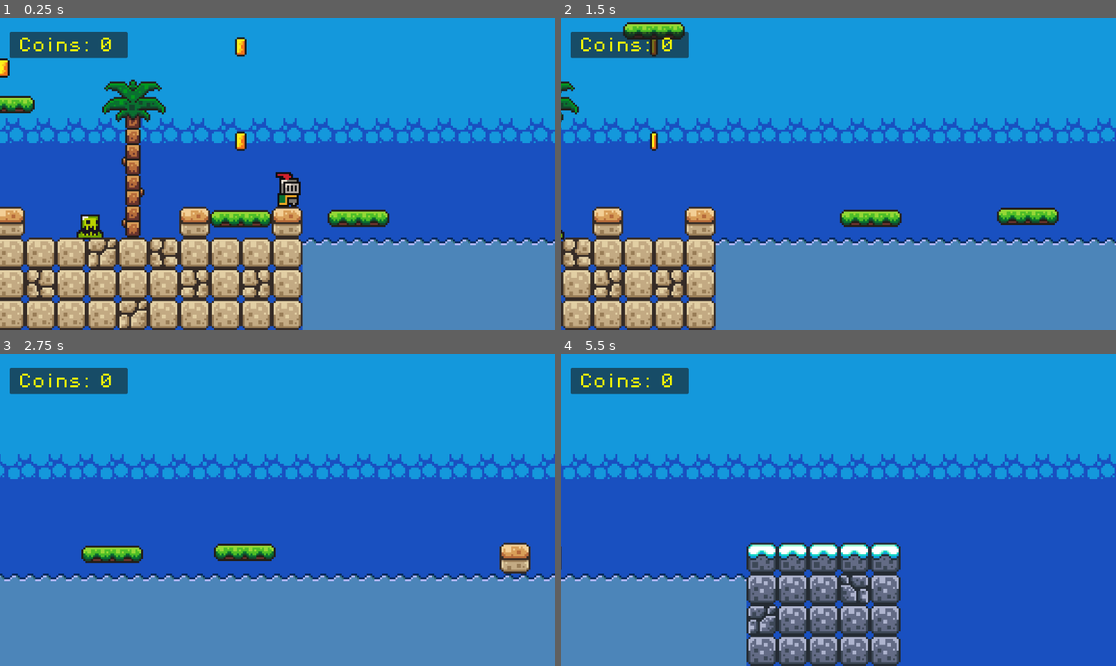
Above: before the commit, frames 1-4 (two rows, left to right).
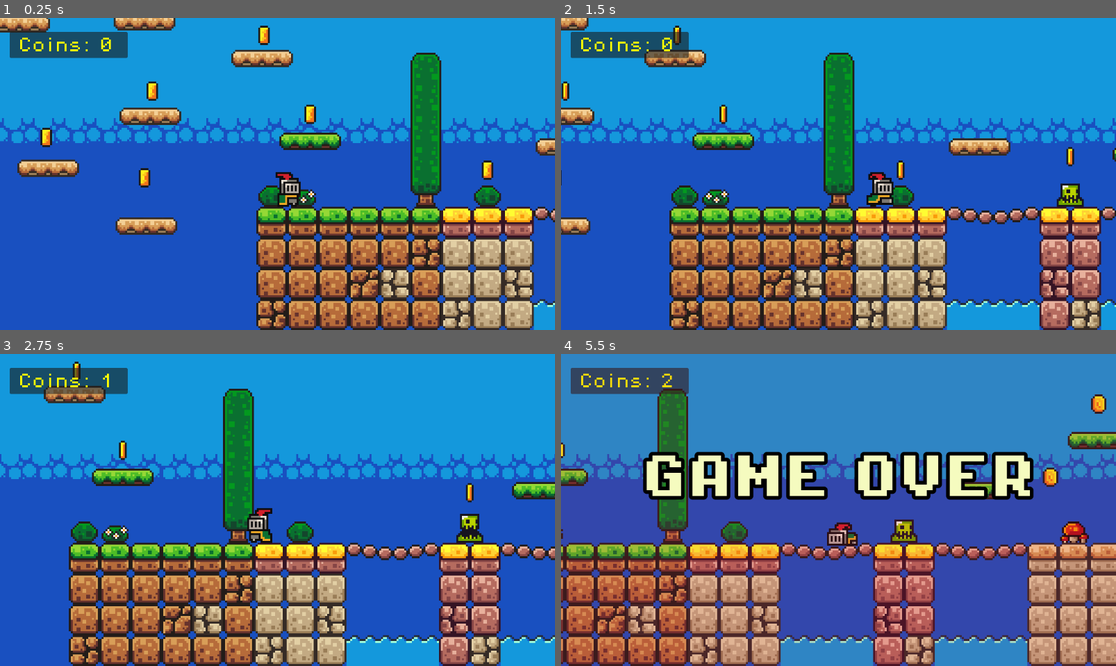
Above: after the commit, the same moments.

Repository: JulianRijken/SDR_Les
Game: Godot game, scene res://scenes/game.tscn
The game is run twice, just before and just after one commit, with the same random seed, the same clock (stepped at 60 frames per second) and the same inputs.
Inputs:
- Up to frame 1 (0.25 s): no input
- Up to frame 2 (1.5 s): hold D (move_right) from 0.53 s (still down); tap Space (jump) at 0.77 s
- Up to frame 3 (2.75 s): tap Space (jump) at 1.52 s; release D (move_right) at 2.03 s; hold A (move_left) from 2.03 s (still down)
- Up to frame 4 (5.5 s): release A (move_left) at 2.78 s; hold D (move_right) 2.78-4.28 s; tap Space (jump) at 3.02, 3.77, 4.52 s; hold A (move_left) 4.28-5.03 s; hold D (move_right) from 5.03 s (still down)

The runs differ from the first frame. In frame 1, 48% of the frame differs, in the area x 0-100%, y 0-100%; in frame 2, 47%; in frame 3, 43%; in frame 4, 100%.

Commit message:
added breaking platforms

Diff:
--- a/platformer_together/project.godot
+++ b/platformer_together/project.godot
@@ -26,6 +26,7 @@
 [autoload]
 
 Music="*uid://bgm4w3aauu7e7"
+GameManager="*uid://b71b8482a8t0n"
 
 [input]
 
--- /dev/null
+++ b/platformer_together/scenes/breaking_platform.gd
@@ -0,0 +1,14 @@
+extends Node2D
+
+@onready var break_animation: AnimationPlayer = $BreakAnimation
+
+func _on_area_2d_body_entered(body: Node2D) -> void:
+
+	if body is Player:
+		if body.position.y < position.y:
+			break_animation.play("break_animation")
+			print("Break!")
+
+
+
+	print("Entered")
--- /dev/null
+++ b/platformer_together/scenes/breaking_platform.tscn
@@ -0,0 +1,110 @@
+[gd_scene format=3 uid="uid://0shkwrwtlkcv"]
+
+[ext_resource type="PackedScene" uid="uid://srmn73pvqxi" path="res://scenes/platform.tscn" id="1_61u01"]
+[ext_resource type="Script" uid="uid://bfi11kxukx8a2" path="res://scenes/breaking_platform.gd" id="1_erf5c"]
+[ext_resource type="AudioStream" uid="uid://coolcllh2qxvq" path="res://assets/sounds/hurt.wav" id="3_jomsx"]
+
+[sub_resource type="Animation" id="Animation_j5wjh"]
+loop_mode = 2
+tracks/0/type = "value"
+tracks/0/imported = false
+tracks/0/enabled = true
+tracks/0/path = NodePath(".:modulate")
+tracks/0/interp = 1
+tracks/0/loop_wrap = true
+tracks/0/keys = {
+"times": PackedFloat32Array(0),
+"transitions": PackedFloat32Array(1),
+"update": 0,
+"values": [Color(1, 1, 1, 1)]
+}
+tracks/1/type = "value"
+tracks/1/imported = false
+tracks/1/enabled = true
+tracks/1/path = NodePath("CollisionShape2D:disabled")
+tracks/1/interp = 1
+tracks/1/loop_wrap = true
+tracks/1/keys = {
+"times": PackedFloat32Array(0),
+"transitions": PackedFloat32Array(1),
+"update": 1,
+"values": [false]
+}
+
+[sub_resource type="Animation" id="Animation_erf5c"]
+resource_name = "break_animation"
+length = 0.4
+tracks/0/type = "value"
+tracks/0/imported = false
+tracks/0/enabled = true
+tracks/0/path = NodePath(".:modulate")
+tracks/0/interp = 1
+tracks/0/loop_wrap = true
+tracks/0/keys = {
+"times": PackedFloat32Array(0, 0.39999998),
+"transitions": PackedFloat32Array(1, 1),
+"update": 0,
+"values": [Color(1, 1, 1, 1), Color(1, 1, 1, 0)]
+}
+tracks/1/type = "value"
+tracks/1/imported = false
+tracks/1/enabled = true
+tracks/1/path = NodePath("CollisionShape2D:disabled")
+tracks/1/interp = 1
+tracks/1/loop_wrap = true
+tracks/1/keys = {
+"times": PackedFloat32Array(0, 0.39999998),
+"transitions": PackedFloat32Array(1, 1),
+"update": 1,
+"values": [false, true]
+}
+tracks/2/type = "audio"
+tracks/2/imported = false
+tracks/2/enabled = true
+tracks/2/path = NodePath("../BreakSound")
+tracks/2/interp = 1
+tracks/2/loop_wrap = true
+tracks/2/keys = {
+"clips": [{
+"end_offset": 0.0,
+"start_offset": 0.0,
+"stream": ExtResource("3_jomsx")
+}],
+"times": PackedFloat32Array(0)
+}
+tracks/2/use_blend = true
+
+[sub_resource type="AnimationLibrary" id="AnimationLibrary_hve3p"]
+_data = {
+&"RESET": SubResource("Animation_j5wjh"),
+&"break_animation": SubResource("Animation_erf5c")
+}
+
+[sub_resource type="RectangleShape2D" id="RectangleShape2D_erf5c"]
+size = Vector2(32, 2)
+
+[node name="BreakingPlatform" type="Node2D" unique_id=1273566656]
+script = ExtResource("1_erf5c")
+
+[node name="BreakAnimation" type="AnimationPlayer" parent="." unique_id=504115559]
+root_node = NodePath("../platform")
+libraries/ = SubResource("AnimationLibrary_hve3p")
+
+[node name="platform" parent="." unique_id=99483478 instance=ExtResource("1_61u01")]
+
+[node name="Sprite2D" parent="platform" index="0" unique_id=1937992139]
+region_rect = Rect2(16, 16, 32, 9)
+
+[node name="Area2D" type="Area2D" parent="." unique_id=1868323931]
+collision_mask = 2
+
+[node name="CollisionShape2D" type="CollisionShape2D" parent="Area2D" unique_id=1697087786]
+position = Vector2(0, -5)
+shape = SubResource("RectangleShape2D_erf5c")
+
+[node name="BreakSound" type="AudioStreamPlayer2D" parent="." unique_id=698852282]
+bus = &"SFX"
+
+[connection signal="body_entered" from="Area2D" to="." method="_on_area_2d_body_entered"]
+
+[editable path="platform"]
--- a/platformer_together/scenes/game.tscn
+++ b/platformer_together/scenes/game.tscn
@@ -1,19 +1,13 @@
 [gd_scene format=4 uid="uid://c065yuhffg4cg"]
 
 [ext_resource type="PackedScene" uid="uid://dve8hfghfvdfr" path="res://scenes/player.tscn" id="1_80nbo"]
-[ext_resource type="Script" uid="uid://givh8ea1sdom" path="res://scripts/game_manager.gd" id="1_eow3j"]
 [ext_resource type="TileSet" uid="uid://bujlanysuf07f" path="res://main_tile_set.tres" id="2_fc0e3"]
 [ext_resource type="PackedScene" uid="uid://srmn73pvqxi" path="res://scenes/platform.tscn" id="2_feb5d"]
-[ext_resource type="FontFile" uid="uid://x2iclcplexev" path="res://assets/fonts/PixelOperator8.ttf" id="2_j5wjh"]
 [ext_resource type="PackedScene" uid="uid://cmhvtqb5hmlb8" path="res://scenes/killzone.tscn" id="4_fc0e3"]
 [ext_resource type="PackedScene" uid="uid://dyfjarln2ph88" path="res://scenes/coin.tscn" id="5_7jktm"]
 [ext_resource type="PackedScene" uid="uid://n73h5swb5ub" path="res://scenes/slime.tscn" id="6_ryrav"]
+[ext_resource type="PackedScene" uid="uid://0shkwrwtlkcv" path="res://scenes/breaking_platform.tscn" id="8_gee14"]
 [ext_resource type="PackedScene" uid="uid://82f7iyhvb6xt" path="res://scenes/moving_platform.tscn" id="9_0tnpc"]
-
-[sub_resource type="LabelSettings" id="LabelSettings_vef74"]
-font = ExtResource("2_j5wjh")
-font_size = 32
-font_color = Color(1, 1, 0, 1)
 
 [sub_resource type="Animation" id="Animation_eow3j"]
 length = 3.0
@@ -80,29 +74,6 @@
 
 [node name="Game" type="Node2D" unique_id=341215610]
 
-[node name="GameManager" type="Node" parent="." unique_id=308768401]
-unique_name_in_owner = true
-script = ExtResource("1_eow3j")
-
-[node name="CanvasLayer" type="CanvasLayer" parent="GameManager" unique_id=1610193402]
-
-[node name="Panel" type="Panel" parent="GameManager/CanvasLayer" unique_id=1402580303]
-offset_left = 20.0
-offset_top = 29.0
-offset_right = 265.0
-offset_bottom = 83.0
-pivot_offset_ratio = Vector2(0.5, 0.5)
-
-[node name="Label" type="Label" parent="GameManager/CanvasLayer" unique_id=269943039]
-offset_left = 38.0
-offset_top = 41.0
-offset_right = 136.0
-offset_bottom = 64.0
-size_flags_horizontal = 0
-size_flags_vertical = 0
-text = "Coins: 0"
-label_settings = SubResource("LabelSettings_vef74")
-
 [node name="Level" type="Node" parent="." unique_id=1292741624]
 
 [node name="Enemies" type="Node" parent="Level" unique_id=336159550]
@@ -119,6 +90,33 @@
 
 [node name="Coin" parent="Level/Coins" unique_id=1301375312 instance=ExtResource("5_7jktm")]
 position = Vector2(72, -19)
+
+[node name="Coin12" parent="Level/Coins" unique_id=1923817194 instance=ExtResource("5_7jktm")]
+position = Vector2(-106, -15)
+
+[node name="Coin13" parent="Level/Coins" unique_id=584294626 instance=ExtResource("5_7jktm")]
+position = Vector2(-157, -36)
+
+[node name="Coin14" parent="Level/Coins" unique_id=610729531 instance=ExtResource("5_7jktm")]
+position = Vector2(-102, -60)
+
+[node name="Coin15" parent="Level/Coins" unique_id=1965364297 instance=ExtResource("5_7jktm")]
+position = Vector2(-44, -89)
+
+[node name="Coin16" parent="Level/Coins" unique_id=595214986 instance=ExtResource("5_7jktm")]
+position = Vector2(-107, -109)
+
+[node name="Coin17" parent="Level/Coins" unique_id=51564878 instance=ExtResource("5_7jktm")]
+position = Vector2(-173, -109)
+
+[node name="Coin18" parent="Level/Coins" unique_id=1038852449 instance=ExtResource("5_7jktm")]
+position = Vector2(-246, -109)
+
+[node name="Coin19" parent="Level/Coins" unique_id=1022253006 instance=ExtResource("5_7jktm")]
+position = Vector2(-320, -111)
+
+[node name="Coin20" parent="Level/Coins" unique_id=412863982 instance=ExtResource("5_7jktm")]
+position = Vector2(-398, -95)
 
 [node name="Coin4" parent="Level/Coins" unique_id=1215811123 instance=ExtResource("5_7jktm")]
 position = Vector2(261, -72)
@@ -182,7 +180,7 @@
 [node name="CollisionShape2D" type="CollisionShape2D" parent="Level/GroundKillzone" unique_id=1599470248]
 shape = SubResource("WorldBoundaryShape2D_fc0e3")
 
-[node name="Coin" parent="Level/GroundKillzone" unique_id=1923817194 instance=ExtResource("5_7jktm")]
+[node name="Coin" parent="Level/GroundKillzone" unique_id=2044469322 instance=ExtResource("5_7jktm")]
 position = Vector2(-20, -112)
 
 [node name="KillZone" parent="Level" unique_id=110386551 instance=ExtResource("4_fc0e3")]
@@ -196,7 +194,8 @@
 [node name="Player" parent="." unique_id=1467133427 instance=ExtResource("1_80nbo")]
 physics_interpolation_mode = 1
 z_index = 1
-position = Vector2(409, -5)
+position = Vector2(-31, 1)
+death_slow_down_speed = 200.0
 
 [node name="Camera2D" type="Camera2D" parent="Player" unique_id=1328179793]
 physics_interpolation_mode = 2
@@ -214,4 +213,34 @@
 [node name="AnimationPlayer3" parent="MovingPlatform2" index="0" unique_id=504115559]
 speed_scale = 1.4
 
+[node name="BreakingPlatform" parent="." unique_id=1962158949 instance=ExtResource("8_gee14")]
+position = Vector2(-105, 10)
+
+[node name="BreakingPlatform3" parent="." unique_id=728899510 instance=ExtResource("8_gee14")]
+position = Vector2(-156, -20)
+
+[node name="BreakingPlatform4" parent="." unique_id=626074113 instance=ExtResource("8_gee14")]
+position = Vector2(-103, -47)
+
+[node name="BreakingPlatform5" parent="." unique_id=240583198 instance=ExtResource("8_gee14")]
+position = Vector2(-45, -77)
+
+[node name="BreakingPlatform6" parent="." unique_id=87508120 instance=ExtResource("8_gee14")]
+position = Vector2(-106, -96)
+
+[node name="BreakingPlatform7" parent="." unique_id=1281059810 instance=ExtResource("8_gee14")]
+position = Vector2(-171, -95)
+
+[node name="BreakingPlatform8" parent="." unique_id=232039685 instance=ExtResource("8_gee14")]
+position = Vector2(-243, -95)
+
+[node name="BreakingPlatform9" parent="." unique_id=1180825704 instance=ExtResource("8_gee14")]
+position = Vector2(-318, -96)
+
+[node name="BreakingPlatform10" parent="." unique_id=1660291492 instance=ExtResource("8_gee14")]
+position = Vector2(-393, -83)
+
+[node name="BreakingPlatform2" parent="." unique_id=387989498 instance=ExtResource("8_gee14")]
+position = Vector2(113, -31)
+
 [editable path="MovingPlatform2"]
--- /dev/null
+++ b/platformer_together/scenes/game_manager.tscn
@@ -0,0 +1,143 @@
+[gd_scene format=3 uid="uid://b71b8482a8t0n"]
+
+[ext_resource type="Script" uid="uid://givh8ea1sdom" path="res://scripts/game_manager.gd" id="1_glms7"]
+[ext_resource type="FontFile" uid="uid://x2iclcplexev" path="res://assets/fonts/PixelOperator8.ttf" id="2_udu3i"]
+[ext_resource type="FontFile" uid="uid://dc32unk737b2b" path="res://assets/fonts/PixelOperator8-Bold.ttf" id="3_udu3i"]
+
+[sub_resource type="Animation" id="Animation_udu3i"]
+length = 0.001
+tracks/0/type = "value"
+tracks/0/imported = false
+tracks/0/enabled = true
+tracks/0/path = NodePath("ColorRect:color")
+tracks/0/interp = 1
+tracks/0/loop_wrap = true
+tracks/0/keys = {
+"times": PackedFloat32Array(0),
+"transitions": PackedFloat32Array(1),
+"update": 0,
+"values": [Color(0.81960785, 0.078431375, 0.21176471, 0)]
+}
+tracks/1/type = "value"
+tracks/1/imported = false
+tracks/1/enabled = true
+tracks/1/path = NodePath("Label:position")
+tracks/1/interp = 1
+tracks/1/loop_wrap = true
+tracks/1/keys = {
+"times": PackedFloat32Array(0),
+"transitions": PackedFloat32Array(1),
+"update": 0,
+"values": [Vector2(166, -143.755)]
+}
+
+[sub_resource type="Animation" id="Animation_oo155"]
+resource_name = "game_over"
+length = 3.0
+tracks/0/type = "value"
+tracks/0/imported = false
+tracks/0/enabled = true
+tracks/0/path = NodePath("ColorRect:color")
+tracks/0/interp = 1
+tracks/0/loop_wrap = true
+tracks/0/keys = {
+"times": PackedFloat32Array(0, 2, 3),
+"transitions": PackedFloat32Array(1, 1, 1),
+"update": 0,
+"values": [Color(0.81960785, 0.078431375, 0.21176471, 0), Color(0.81960785, 0.078431375, 0.21176471, 0.34509805), Color(0.81960785, 0.078431375, 0.21176471, 0)]
+}
+tracks/1/type = "value"
+tracks/1/imported = false
+tracks/1/enabled = true
+tracks/1/path = NodePath("Label:position")
+tracks/1/interp = 1
+tracks/1/loop_wrap = true
+tracks/1/keys = {
+"times": PackedFloat32Array(0, 2, 2.5333333),
+"transitions": PackedFloat32Array(0.28717482, 1, 0.12074213),
+"update": 0,
+"values": [Vector2(166, -120.98), Vector2(166, 271), Vector2(1990.19, 271)]
+}
+tracks/2/type = "method"
+tracks/2/imported = false
+tracks/2/enabled = true
+tracks/2/path = NodePath("../..")
+tracks/2/interp = 1
+tracks/2/loop_wrap = true
+tracks/2/keys = {
+"times": PackedFloat32Array(2),
+"transitions": PackedFloat32Array(1),
+"values": [{
+"args": [],
+"method": &"restart_game"
+}]
+}
+
+[sub_resource type="AnimationLibrary" id="AnimationLibrary_eaq8r"]
+_data = {
+&"RESET": SubResource("Animation_udu3i"),
+&"game_over": SubResource("Animation_oo155")
+}
+
+[sub_resource type="LabelSettings" id="LabelSettings_vef74"]
+font = ExtResource("2_udu3i")
+font_size = 32
+font_color = Color(1, 1, 0, 1)
+
+[sub_resource type="LabelSettings" id="LabelSettings_oo155"]
+font = ExtResource("3_udu3i")
+font_size = 95
+font_color = Color(0.9607282, 0.981646, 0.75073415, 1)
+outline_size = 30
+outline_color = Color(0, 0, 0, 1)
+
+[node name="GameManager" type="Node" unique_id=719424245]
+script = ExtResource("1_glms7")
+
+[node name="GameOverAnimation" type="AnimationPlayer" parent="." unique_id=41260003]
+root_node = NodePath("../CanvasLayer/GameOverScreen")
+libraries/ = SubResource("AnimationLibrary_eaq8r")
+
+[node name="CanvasLayer" type="CanvasLayer" parent="." unique_id=620611435]
+
+[node name="Panel" type="Panel" parent="CanvasLayer" unique_id=2025464043]
+offset_left = 20.0
+offset_top = 29.0
+offset_right = 265.0
+offset_bottom = 83.0
+pivot_offset_ratio = Vector2(0.5, 0.5)
+
+[node name="Label" type="Label" parent="CanvasLayer" unique_id=212361700]
+offset_left = 38.0
+offset_top = 41.0
+offset_right = 136.0
+offset_bottom = 64.0
+size_flags_horizontal = 0
+size_flags_vertical = 0
+text = "Coins: 0"
+label_settings = SubResource("LabelSettings_vef74")
+
+[node name="GameOverScreen" type="Node" parent="CanvasLayer" unique_id=1295774290]
+
+[node name="ColorRect" type="ColorRect" parent="CanvasLayer/GameOverScreen" unique_id=656176984]
+anchors_preset = 15
+anchor_right = 1.0
+anchor_bottom = 1.0
+grow_horizontal = 2
+grow_vertical = 2
+color = Color(0.81960785, 0.078431375, 0.21176471, 0)
+
+[node name="Label" type="Label" parent="CanvasLayer/GameOverScreen" unique_id=83851135]
+anchors_preset = 8
+anchor_left = 0.5
+anchor_top = 0.5
+anchor_right = 0.5
+anchor_bottom = 0.5
+offset_left = -410.0
+offset_top = -467.755
+offset_right = 410.00098
+offset_bottom = -371.75488
+grow_horizontal = 2
+grow_vertical = 2
+text = "GAME OVER"
+label_settings = SubResource("LabelSettings_oo155")
--- a/platformer_together/scenes/killzone.tscn
+++ b/platformer_together/scenes/killzone.tscn
@@ -6,9 +6,4 @@
 collision_mask = 2
 script = ExtResource("1_tuh0n")
 
-[node name="Timer" type="Timer" parent="." unique_id=2112554106]
-wait_time = 0.5
-ignore_time_scale = true
-
 [connection signal="body_entered" from="." to="." method="_on_body_entered"]
-[connection signal="timeout" from="Timer" to="." method="_on_timer_timeout"]
--- a/platformer_together/scenes/player.tscn
+++ b/platformer_together/scenes/player.tscn
@@ -3,6 +3,7 @@
 [ext_resource type="Texture2D" uid="uid://bd4fgamr0s365" path="res://assets/sprites/knight.png" id="1_4flbx"]
 [ext_resource type="Script" uid="uid://d1qsu4c0tinqu" path="res://scripts/player.gd" id="1_onrkg"]
 [ext_resource type="AudioStream" uid="uid://de7jiythx6ive" path="res://assets/sounds/sound.wav" id="3_i3pqv"]
+[ext_resource type="AudioStream" uid="uid://bynsa6en85jg1" path="res://assets/sounds/death.wav" id="4_dqkch"]
 
 [sub_resource type="CapsuleShape2D" id="CapsuleShape2D_onrkg"]
 radius = 6.0
@@ -315,3 +316,7 @@
 stream = ExtResource("3_i3pqv")
 pitch_scale = 0.65
 bus = &"SFX"
+
+[node name="DeathSound" type="AudioStreamPlayer2D" parent="." unique_id=1804879437]
+stream = ExtResource("4_dqkch")
+bus = &"SFX"
--- a/platformer_together/scripts/coin.gd
+++ b/platformer_together/scripts/coin.gd
@@ -1,11 +1,10 @@
 extends Area2D
 
-@onready var game_manager: Node = %GameManager
 @onready var pickup_sound: AudioStreamPlayer2D = $PickupSound
 @onready var pickup_animation: AnimationPlayer = $PickupAnimation
 
 func _on_body_entered(_body: Node2D) -> void:
-	game_manager.add_score()
+	GameManager.add_score()
 	pickup_animation.play("coin_pickup")
 	#pickup_sound.play()
 	#queue_free()
--- a/platformer_together/scripts/game_manager.gd
+++ b/platformer_together/scripts/game_manager.gd
@@ -1,9 +1,35 @@
 extends Node
 
 @onready var label: Label = $CanvasLayer/Label
+@onready var game_over_animation: AnimationPlayer = $GameOverAnimation
+
 
 var score: int = 0
 
+
+func game_over():
+	game_over_animation.play("game_over")
+
+func restart_game():
+	get_tree().reload_current_scene()
+	reset_score()
+
+
+
 func add_score():
 	score += 1
+	update_score_ui()
+
+func reset_score():
+	score = 0
+	update_score_ui()
+
+func update_score_ui():
 	label.text = "Coins: " + str(score)
+
+func player_died():
+	game_over()
+
+
+func _on_timer_timeout() -> void:
+	restart_game()
--- a/platformer_together/scripts/killzone.gd
+++ b/platformer_together/scripts/killzone.gd
@@ -1,15 +1,7 @@
 extends Area2D
 
 @export var damage: int = 100
-@onready var timer: Timer = $Timer
 
 func _on_body_entered(body: Node2D) -> void:
 	if body is Player:
 		body.do_damage(100)
-	#Engine.time_scale = 0.5
-	#timer.start()
-
-
-func _on_timer_timeout() -> void:
-	Engine.time_scale = 1
-	get_tree().reload_current_scene()
--- a/platformer_together/scripts/player.gd
+++ b/platformer_together/scripts/player.gd
@@ -1,6 +1,7 @@
 class_name Player
 extends CharacterBody2D
 
+signal died
 
 const SPEED = 100.0
 const JUMP_VELOCITY = -300.0
@@ -9,16 +10,29 @@
 
 var is_dead: bool = false
 
+@export var death_slow_down_speed: float = 400
+
 @onready var sprite: AnimatedSprite2D = $AnimatedSprite2D
 @onready var jump_sound: AudioStreamPlayer2D = $JumpSound
+@onready var death_sound: AudioStreamPlayer2D = $DeathSound
+
 
 func do_damage(damage: int) -> void:
+	if is_dead == true:
+		return
+	kill();
+
+
+func kill():
 	sprite.play("dying")
 	is_dead = true
-	print("Player was hurt")
+	died.emit()
+	death_sound.play()
+	GameManager.player_died()
 
-func _input(event: InputEvent) -> void:
-	print(event)
+
+#func _input(event: InputEvent) -> void:
+	#print(event)
 
 func _physics_process(delta: float) -> void:
 
@@ -27,6 +41,8 @@
 		velocity += get_gravity() * delta
 
 	if is_dead == true:
+		print(velocity)
+		velocity = velocity.move_toward(Vector2(0,0), delta * death_slow_down_speed)
 		move_and_slide()
 		return
 
Not shown, added: platformer_together/assets/sounds/death.wav.import
Not shown, added: platformer_together/scenes/breaking_platform.gd.uid
Not shown, added: platformer_together/assets/sounds/death.wav
